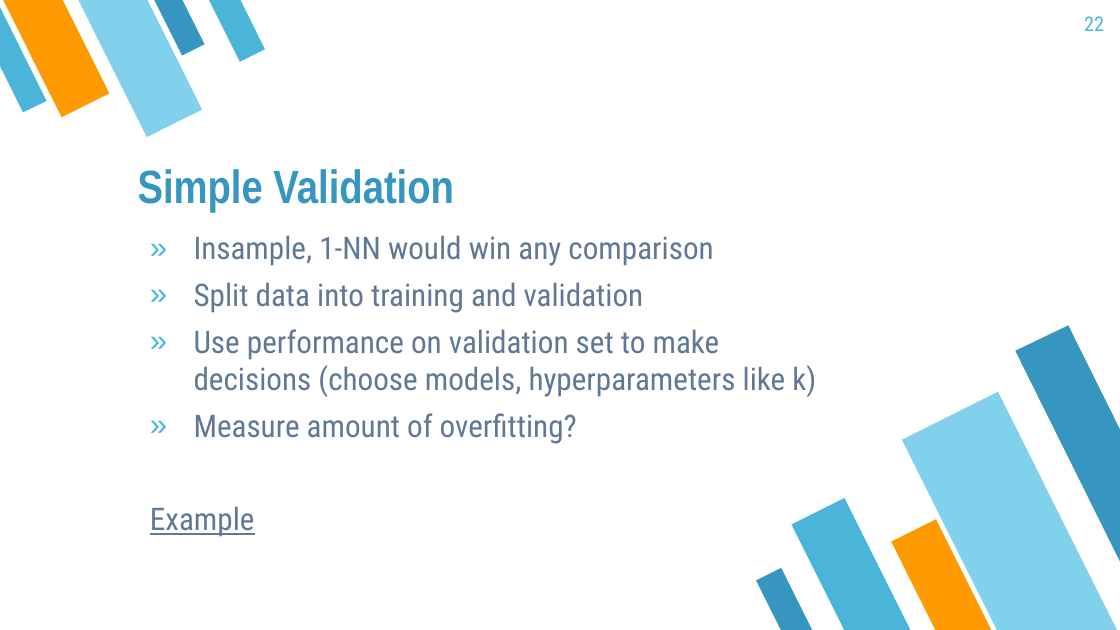
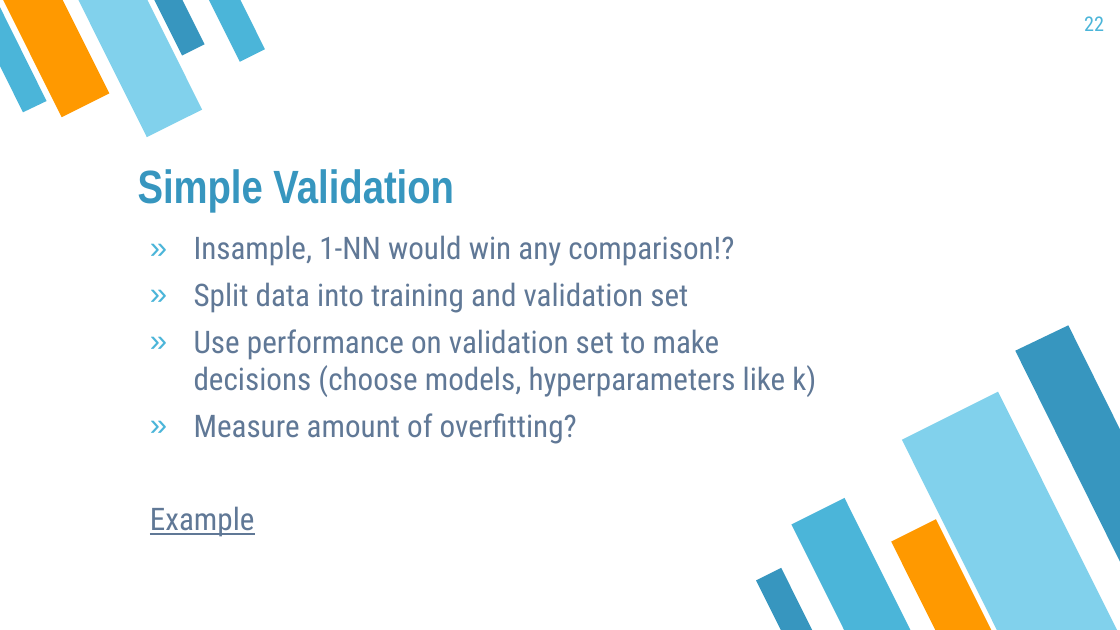
Before and after one commit to mayer79/ml_lecture, a slide deck: slide 22 of slides/DRAFT.pptx. Drawn at 1120x630 pixels with LibreOffice and Linux fonts; fonts in the diff are those of the drawing. Boxes give left, top, right and bottom in pixels: in the first picture for what was removed or moved away, otherwise in the second. Text is boxed around its words. In the diff, an @@ line names an element or a change of style, - is before the commit and + after.

```diff
--- a/slides/DRAFT.pptx
+++ b/slides/DRAFT.pptx
@@ text at (194,235,734,313): text changed @@
-» Insample, 1-NN would win any comparison
-» Split data into training and validation
+» Insample, 1-NN would win any comparison!?
+» Split data into training and validation set
```
Also in this commit, not shown: 1 other slide changed, 3 other files.
